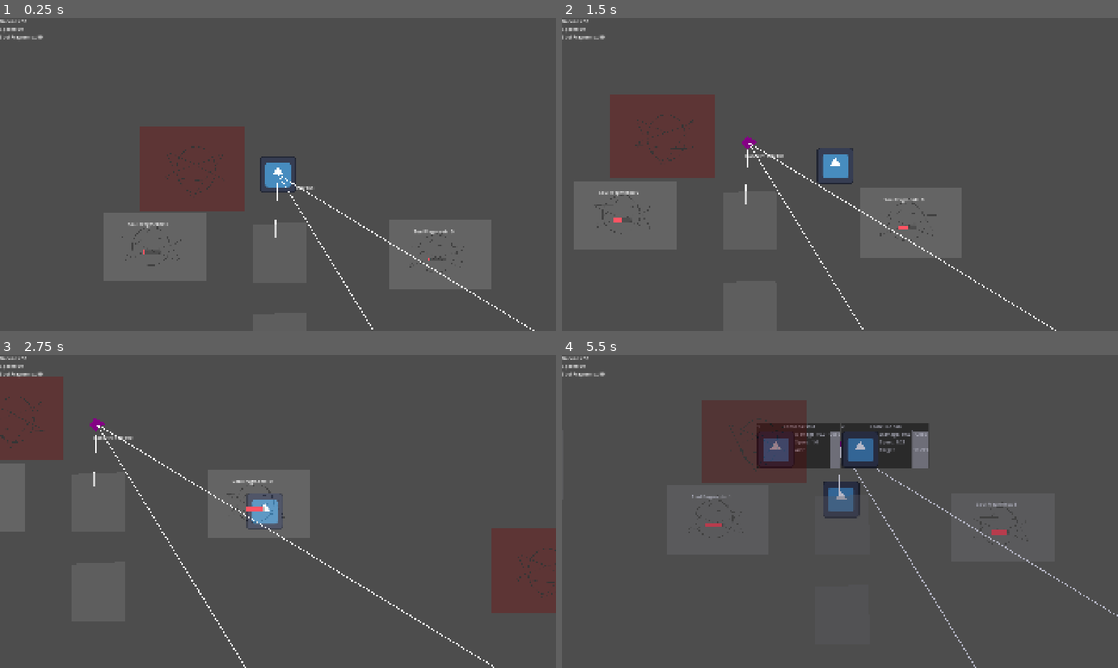
Above: before the commit, frames 1-4 (two rows, left to right).
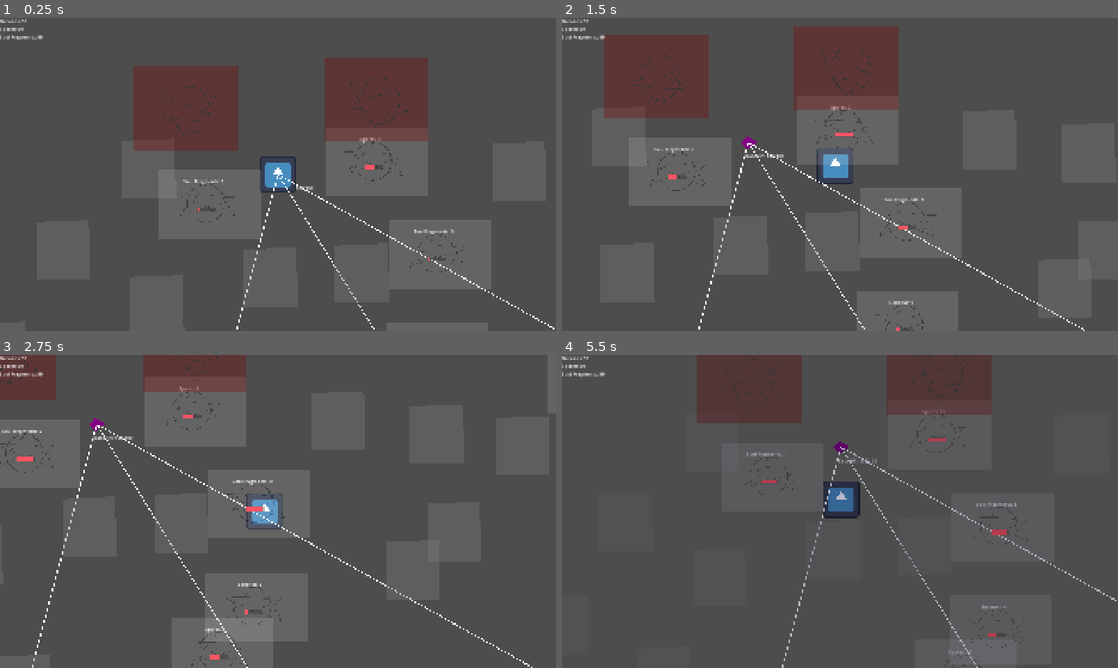
Above: after the commit, the same moments.

Repository: skeeeth/Allstar-Cult-Slip
Game: Godot game, scene res://Source/Level/World/Layouts/alt_world.tscn
Same seed, same stepped clock (60 frames per second), same inputs: the game is played once before the commit and once after it. The engine's default icon, where the game draws it, is replaced by a stand-in: a white triangle on a blue panel in a dark square.
Inputs:
- Up to frame 1 (0.25 s): no input
- Up to frame 2 (1.5 s): tap Enter at 0.5 s; hold D (right) 0.53-1.28 s; hold E (Interact) 0.53-1.28 s; tap 1 (one) at 0.8, 1.35 s; hold S (down) from 1.28 s (still down)
- Up to frame 3 (2.75 s): tap E (Interact) at 1.55 s; release S (down) at 2.03 s; hold D (right) from 2.03 s (still down); hold E (Interact) from 2.03 s (still down); tap 1 (one) at 2.3 s
- Up to frame 4 (5.5 s): release D (right) at 2.78 s; release E (Interact) at 2.78 s; hold W (up) 2.78-3.53 s; tap 1 (one) at 2.85, 3.8, 5.3 s; tap E (Interact) at 3.05, 4.55 s; hold 3 (three) 3.53-4.28 s; hold A (left) 3.53-5.03 s; tap 2 (two) at 4.35 s; hold S (down) from 5.03 s (still down); hold E (Interact) from 5.03 s (still down)

The runs differ from the first frame. In frame 1, 4.2% of the frame differs, in the area x 23-100%, y 34-100%; in frame 2, 4.8%; in frame 3, 4.3%; in frame 4, 7.9%, in the area x 23-100%, y 14-100%.

Commit message:
New layout draft

Diff:
--- a/Source/Interactable/Circle/resource_circle.gd
+++ b/Source/Interactable/Circle/resource_circle.gd
@@ -19,7 +19,8 @@
 func on_interaction():
 	if store >= 1:
 		ResourceManager.add_resource(ResourceManager.ResourceNames[type],store)
-		Scoring.add_score(store * 50, "Resources Gathered")
+		Scoring.add_score(store * ResourceManager.ResourceCadence[type] * 10,
+				"%s Gathered" % ResourceManager.ResourceNames[type])
 		store = 0
 		progress = 0
 		roll_resource()
--- a/Source/Level/UI/Hud.tscn
+++ b/Source/Level/UI/Hud.tscn
@@ -1,7 +1,7 @@
 [gd_scene format=3 uid="uid://cid0wtr1vxp4v"]
 
 [ext_resource type="Script" uid="uid://dgeu5s6k4238n" path="res://Source/Level/UI/ResourceDisplay.gd" id="1_245ms"]
-[ext_resource type="PackedScene" uid="uid://cjufiy4va5eni" path="res://Resources/Upgrades/score_report.tscn" id="2_tfsyi"]
+[ext_resource type="PackedScene" uid="uid://cjufiy4va5eni" path="res://Source/Level/UI/Scoring/score_report.tscn" id="2_tfsyi"]
 
 [node name="Hud" type="CanvasLayer" unique_id=1382983244]
 
--- a/Resources/Upgrades/score_report.gd
+++ b/Source/Level/UI/Scoring/score_report.gd
@@ -8,7 +8,6 @@
 	Scoring.game_loss.connect(display)
 
 
-
 func display():
 	visible = true
 	for entry in Scoring.breakdown:
--- a/Resources/Upgrades/score_report.tscn
+++ b/Source/Level/UI/Scoring/score_report.tscn
@@ -1,12 +1,12 @@
 [gd_scene format=3 uid="uid://cjufiy4va5eni"]
 
-[ext_resource type="Script" uid="uid://dscckij835ijc" path="res://Resources/Upgrades/score_report.gd" id="1_7hrj1"]
+[ext_resource type="Script" uid="uid://dscckij835ijc" path="res://Source/Level/UI/Scoring/score_report.gd" id="1_qakob"]
 
 [node name="VBoxContainer" type="PanelContainer" unique_id=995752930 node_paths=PackedStringArray("breakdown")]
 visible = false
 offset_right = 227.0
 offset_bottom = 244.0
-script = ExtResource("1_7hrj1")
+script = ExtResource("1_qakob")
 breakdown = NodePath("VBoxContainer/Breakdown")
 
 [node name="VBoxContainer" type="VBoxContainer" parent="." unique_id=1516942928]
--- a/Source/Level/World/Layouts/alt_world.tscn
+++ b/Source/Level/World/Layouts/alt_world.tscn
@@ -1,6 +1,7 @@
 [gd_scene format=3 uid="uid://dia8knv63kqum"]
 
 [ext_resource type="PackedScene" uid="uid://bd2ql28wugssl" path="res://Source/Level/World/Layouts/T_level.tscn" id="1_6u65b"]
+[ext_resource type="PackedScene" uid="uid://bxuwbl1bbb4a0" path="res://Source/Interactable/Tower Site/TowerSite.tscn" id="2_jklct"]
 [ext_resource type="PackedScene" uid="uid://ofx71x0hbi23" path="res://Source/Interactable/Circle/ResourceCircle.tscn" id="2_nh767"]
 [ext_resource type="PackedScene" uid="uid://c2og13fi0nolf" path="res://Source/Interactable/Upgrade Offer/upgrade_offer.tscn" id="3_04pb6"]
 [ext_resource type="Resource" uid="uid://bx8sruyl7ngi1" path="res://Resources/Upgrades/BiggerCoconut.tres" id="4_ic43r"]
@@ -11,13 +12,13 @@
 loss_enabled = true
 
 [node name="One" parent="Spawn Points" parent_id_path=PackedInt32Array(1088585131) index="0" unique_id=2080853920]
-position = Vector2(-10, 217)
+position = Vector2(-300, 1128)
 
 [node name="L1" type="Node2D" parent="Spawn Points" parent_id_path=PackedInt32Array(1088585131) index="1" unique_id=1624169314]
-position = Vector2(647, 1057)
+position = Vector2(744, 1199)
 
 [node name="L2" type="Node2D" parent="Spawn Points" parent_id_path=PackedInt32Array(1088585131) index="2" unique_id=1751302321]
-position = Vector2(1466, 895)
+position = Vector2(2012, 1122)
 
 [node name="Node" parent="." index="4" unique_id=1194797147 node_paths=PackedStringArray("spawn_points", "moonlight")]
 spawn_points = [NodePath("../Spawn Points/One"), NodePath("../Spawn Points/L1"), NodePath("../Spawn Points/L2")]
@@ -29,19 +30,110 @@
 energy = 0.0
 blend_mode = 1
 
-[node name="NavigationRegion2D" parent="." index="5" unique_id=398621725]
-metadata/_edit_lock_ = true
+[node name="Rocks" type="Node2D" parent="NavigationRegion2D" parent_id_path=PackedInt32Array(398621725) index="0" unique_id=10354817]
 
-[node name="ResourceCircle3" parent="." index="10" unique_id=2118307154 instance=ExtResource("2_nh767")]
-position = Vector2(-1148, 56)
+[node name="NavigationObstacle2D" type="NavigationObstacle2D" parent="NavigationRegion2D/Rocks" index="0" unique_id=295937854]
+vertices = PackedVector2Array(1751, 1461, 1822, 1476, 1564, 223, 291, 51, 311, 106, 1483, 273)
+affect_navigation_mesh = true
+carve_navigation_mesh = true
 
-[node name="ResourceCircle4" parent="." index="11" unique_id=1943158825 instance=ExtResource("2_nh767")]
-position = Vector2(2269, 91)
+[node name="NavigationObstacle2D2" type="NavigationObstacle2D" parent="NavigationRegion2D/Rocks" index="1" unique_id=945673120]
+position = Vector2(611, -117)
+vertices = PackedVector2Array(584, 1144, -421, 1037, -726, 724, -555, 703, -317, 937, 35.662354, 974.1293, 601, 1040)
+affect_navigation_mesh = true
+carve_navigation_mesh = true
+
+[node name="NavigationObstacle2D3" type="NavigationObstacle2D" parent="NavigationRegion2D/Rocks" index="2" unique_id=1296117969]
+vertices = PackedVector2Array(-788, 695, 1197, 457, 1191, 394, -604, 614)
+affect_navigation_mesh = true
+carve_navigation_mesh = true
+
+[node name="NavigationObstacle2D4" type="NavigationObstacle2D" parent="NavigationRegion2D/Rocks" index="3" unique_id=97461839]
+vertices = PackedVector2Array(-1133, 923, -1206, 395, -848, 121, -1237, 129, -1427.6823, 505.1778, -1004, 1470, -706, 1236)
+affect_navigation_mesh = true
+carve_navigation_mesh = true
+
+[node name="NavigationObstacle2D5" type="NavigationObstacle2D" parent="NavigationRegion2D/Rocks" index="4" unique_id=2085197137]
+vertices = PackedVector2Array(-606, 342, -67, 342, -155, 167, -452, 179)
+affect_navigation_mesh = true
+carve_navigation_mesh = true
+
+[node name="TowerSite2" parent="." index="6" unique_id=6569348]
+position = Vector2(1228, 379)
+
+[node name="Towers" type="Node2D" parent="." index="7" unique_id=173598381]
+position = Vector2(0, 278)
+
+[node name="TowerSite" parent="Towers" index="0" unique_id=655530917 instance=ExtResource("2_jklct")]
+position = Vector2(-969, 343)
+
+[node name="TowerSite2" parent="Towers" index="1" unique_id=791144497 instance=ExtResource("2_jklct")]
+position = Vector2(-424, 181)
+
+[node name="TowerSite3" parent="Towers" index="2" unique_id=1047372345 instance=ExtResource("2_jklct")]
+position = Vector2(1909, 581)
+
+[node name="TowerSite4" parent="Towers" index="3" unique_id=1620548565 instance=ExtResource("2_jklct")]
+position = Vector2(1170, -234)
+
+[node name="TowerSite5" parent="Towers" index="4" unique_id=582046735 instance=ExtResource("2_jklct")]
+position = Vector2(827, -280)
+
+[node name="TowerSite6" parent="Towers" index="5" unique_id=1778558726 instance=ExtResource("2_jklct")]
+position = Vector2(-748, -8)
+
+[node name="TowerSite7" parent="Towers" index="6" unique_id=1230306177 instance=ExtResource("2_jklct")]
+position = Vector2(-452, -289)
+
+[node name="TowerSite8" parent="Towers" index="7" unique_id=957410497 instance=ExtResource("2_jklct")]
+position = Vector2(1445, 688)
+
+[node name="TowerSite9" parent="Towers" index="8" unique_id=1237187392 instance=ExtResource("2_jklct")]
+position = Vector2(285, 72)
+
+[node name="TowerSite10" parent="Towers" index="9" unique_id=613250187 instance=ExtResource("2_jklct")]
+position = Vector2(1466, -194)
+
+[node name="TowerSite11" parent="Towers" index="10" unique_id=999871729 instance=ExtResource("2_jklct")]
+position = Vector2(1086, 234)
+
+[node name="TowerSite12" parent="Towers" index="11" unique_id=1942896687 instance=ExtResource("2_jklct")]
+position = Vector2(-616, 524)
+
+[node name="TowerSite13" parent="Towers" index="12" unique_id=1084301398 instance=ExtResource("2_jklct")]
+position = Vector2(-257, 630)
+
+[node name="TowerSite14" parent="Towers" index="13" unique_id=938916348 instance=ExtResource("2_jklct")]
+position = Vector2(-565, 795)
+
+[node name="TowerSite" parent="." index="8" unique_id=655530917]
+position = Vector2(-31, 364)
+
+[node name="Circles" type="Node2D" parent="." index="9" unique_id=696118017]
+position = Vector2(0, 278)
+
+[node name="ResourceCircle3" parent="Circles" index="0" unique_id=2118307154 instance=ExtResource("2_nh767")]
+position = Vector2(-1487, 611)
+
+[node name="ResourceCircle4" parent="Circles" index="1" unique_id=1943158825 instance=ExtResource("2_nh767")]
+position = Vector2(1722, -442)
+
+[node name="ResourceCircle" parent="Circles" index="2" unique_id=1863533673 instance=ExtResource("2_nh767")]
+position = Vector2(421, 502)
+
+[node name="ResourceCircle2" parent="Circles" index="3" unique_id=1137785612 instance=ExtResource("2_nh767")]
+position = Vector2(330, -327)
+
+[node name="ResourceCircle5" parent="Circles" index="4" unique_id=878551498 instance=ExtResource("2_nh767")]
+position = Vector2(539, 347)
+
+[node name="ResourceCircle2" parent="." index="11" unique_id=406328258]
+position = Vector2(-247, 97)
 
 [node name="Upgrade Offer" parent="." index="12" unique_id=167568939 instance=ExtResource("3_04pb6")]
-position = Vector2(-297, -20)
+position = Vector2(-317, -227)
 offer = ExtResource("4_ic43r")
 
 [node name="Upgrade Offer2" parent="." index="13" unique_id=1793415706 instance=ExtResource("3_04pb6")]
-position = Vector2(1542, 505)
+position = Vector2(339, -258)
 offer = ExtResource("4_ic43r")
--- a/project.godot
+++ b/project.godot
@@ -91,6 +91,11 @@
 "events": [Object(InputEventKey,"resource_local_to_scene":false,"resource_name":"","device":-1,"window_id":0,"alt_press …(190 unchanged characters)…
 ]
 }
+esc={
+"deadzone": 0.2,
+"events": [Object(InputEventKey,"resource_local_to_scene":false,"resource_name":"","device":-1,"window_id":0,"alt_pressed":false,"shift_pressed":false,"ctrl_pressed":false,"meta_pressed":false,"pressed":false,"keycode":0,"physical_keycode":4194305,"key_label":0,"unicode":0,"location":0,"echo":false,"script":null)
+]
+}
 
 [layer_names]
 
Renamed: Resources/Upgrades/score_report.gd.uid -> Source/Level/UI/Scoring/score_report.gd.uid
